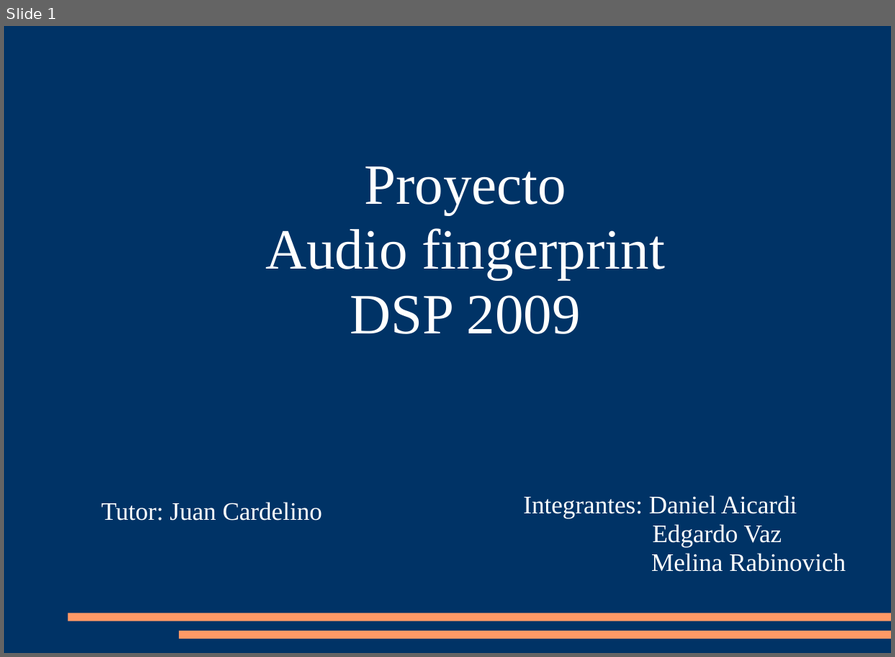
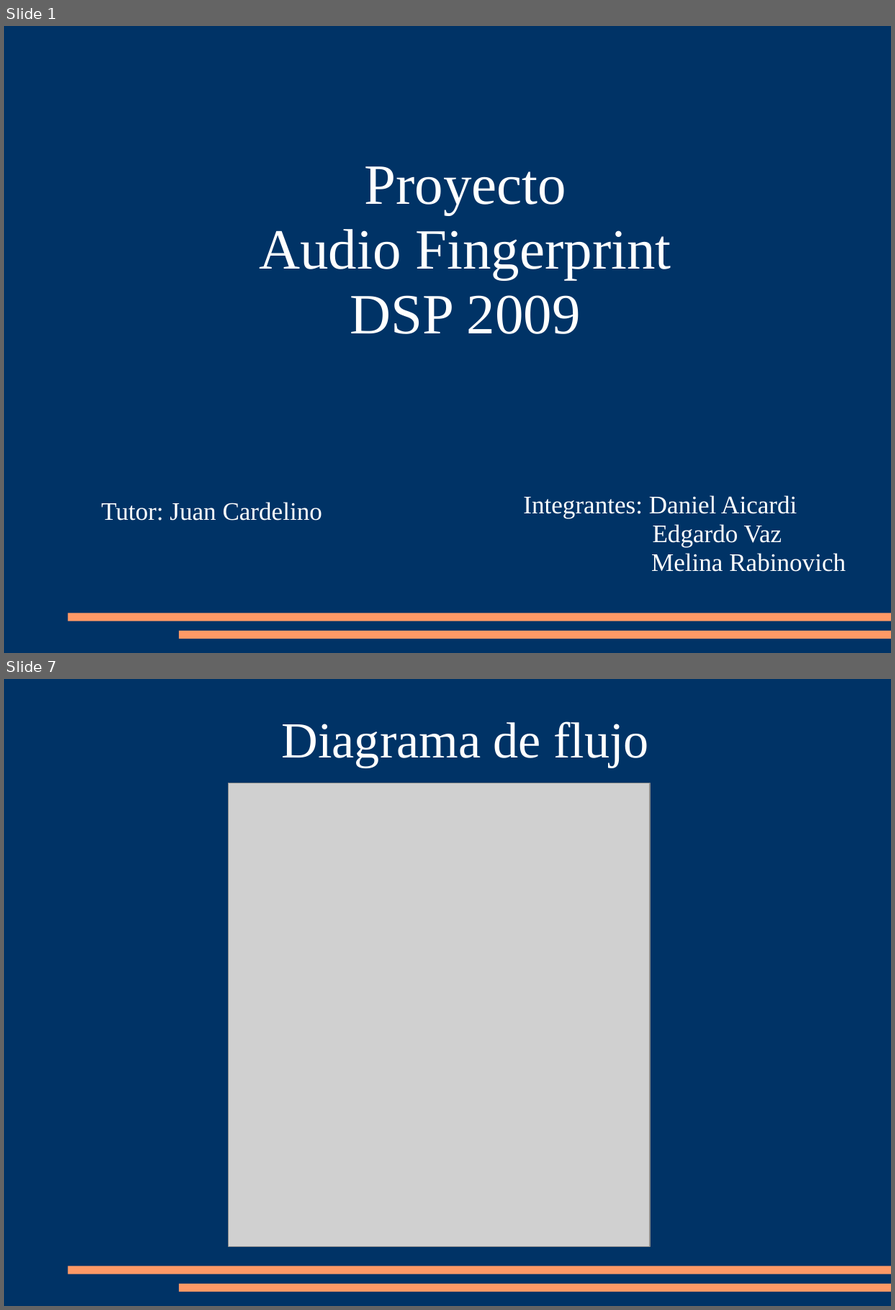
Before and after one commit to mrabinovichm/audio-fingerprint, a slide deck: Presentacion.ppt. Shown one above the other, each under a label of ours: slide 1 before the commit, slides 1 and 7 after it; the slides between them are not shown. The pictures are 895x657 and 895x1310 pixels, drawn with LibreOffice and Linux fonts; fonts in the diff are those of the drawing; grey boxes stand for pictures. Boxes give left, top, right and bottom in pixels: in the first picture for what was removed or moved away, otherwise in the second. Text is boxed around its words. In the diff, an @@ line names an element or a change of style, - is before the commit and + after.

```diff
--- a/Presentacion.ppt
+++ b/Presentacion.ppt
@@ slide 7 added at (4, 679, 891, 1306), background #003366; not listed: 2 template elements that a slide beside it also shows @@
@@ text added at (282, 721, 650, 768), 48 pt, text #FFFFFF @@
+Diagrama de flujo
@@ picture added at (228, 783, 650, 1246) @@
@@ slide 1 changed as well @@
@@ text at (259, 229, 671, 279): text changed @@
-Audio fingerprint
+Audio Fingerprint
```
Also in this commit, not shown: 5 other slides added, 2 other files.
